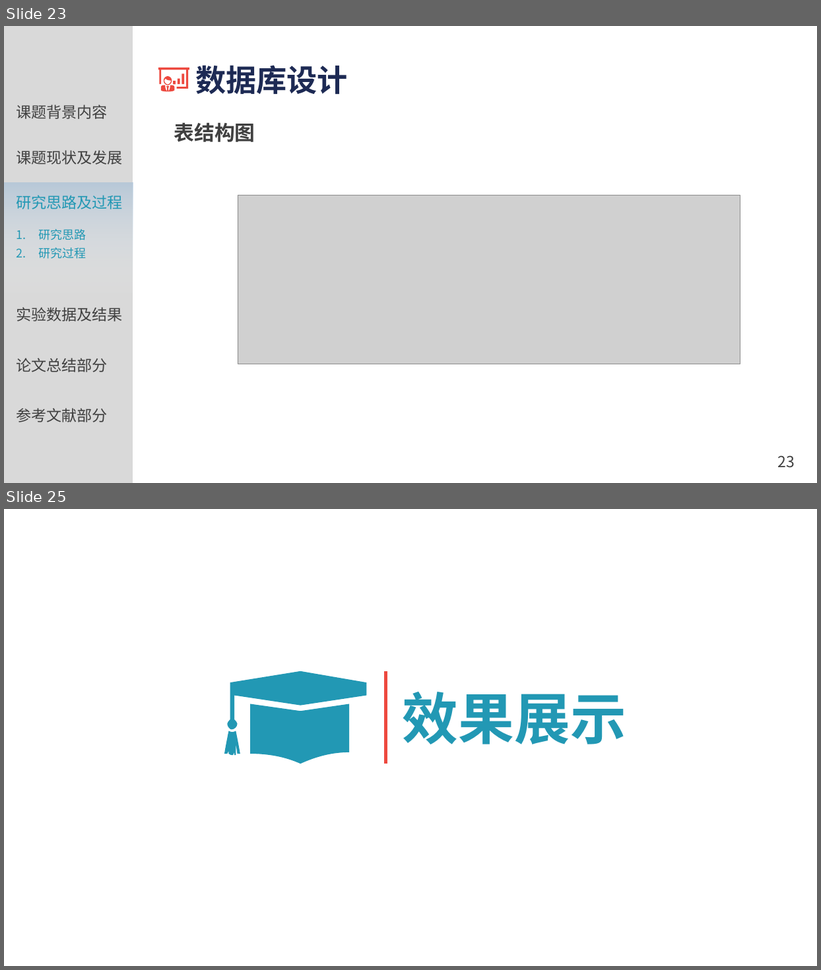
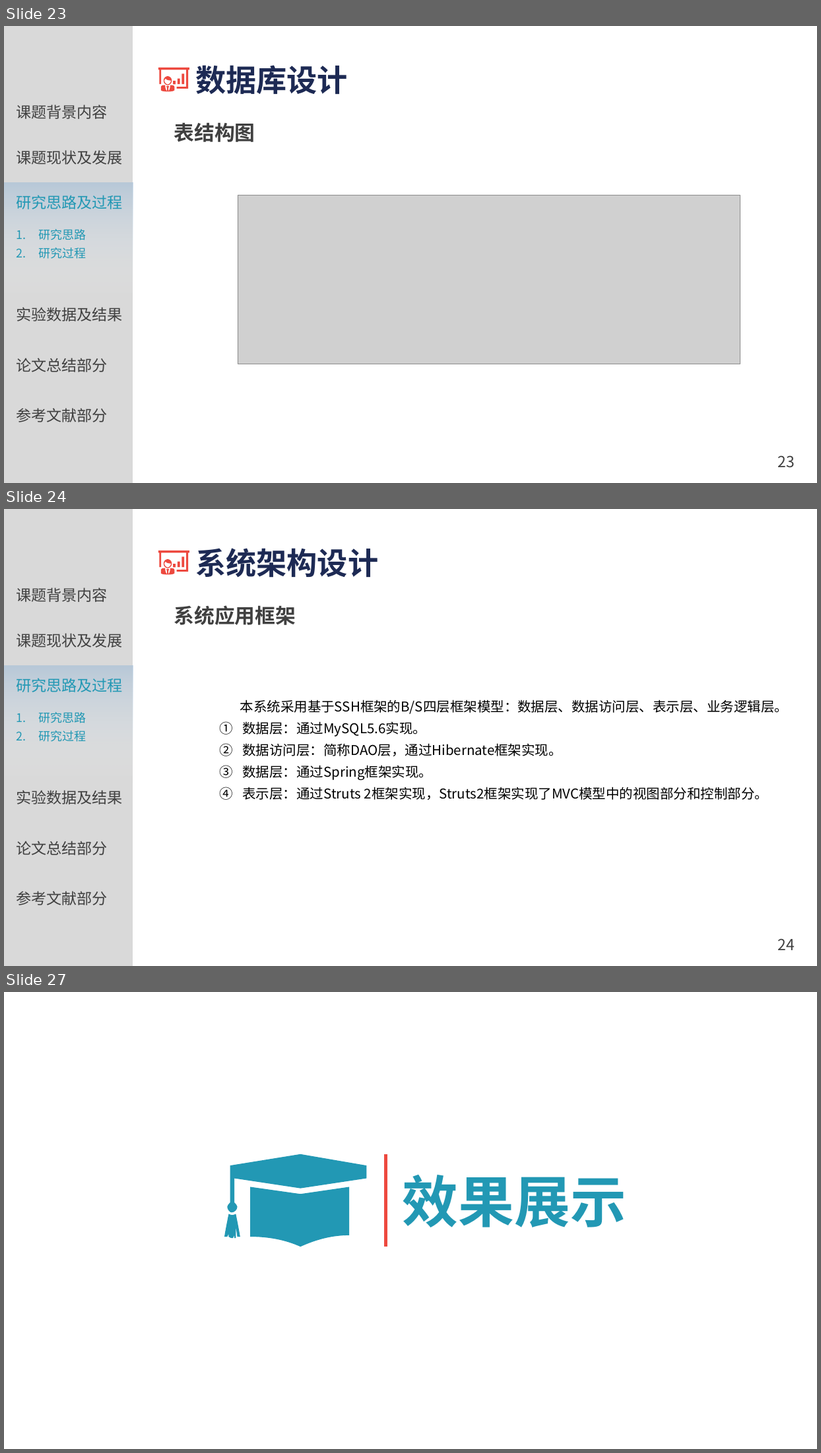
Before and after one commit to XBF2016/myWebsit, a slide deck: WebRoot/uploadfile/答辩PPT.pptx. Shown one above the other, each under a label of ours: slides 23 and 25 before the commit, slides 23, 24 and 27 after it; the slides between them are not shown. The pictures are 821x970 and 821x1453 pixels, drawn with LibreOffice and Linux fonts; fonts in the diff are those of the drawing; grey boxes stand for pictures; background and template pictures are left out. Boxes give left, top, right and bottom in pixels: in the first picture for what was removed or moved away, otherwise in the second. Text is boxed around its words. In the diff, an @@ line names an element or a change of style, - is before the commit and + after.

```diff
--- a/WebRoot/uploadfile/答辩PPT.pptx
+++ b/WebRoot/uploadfile/答辩PPT.pptx
@@ slide 24 added at [4, 509, 817, 966], background #FFFFFF; not listed: 10 template elements that a slide beside it also shows @@
@@ text added at [195, 548, 378, 578], 36 pt, text #1D2A54, bold @@
+系统架构设计
@@ freeform shape added at [158, 551, 189, 575], fill #ED493F @@
@@ text added at [174, 605, 296, 625], 24 pt, text #404040, bold @@
+系统应用框架
@@ text added at [240, 700, 789, 800], 16 pt, text #000000 @@
+本系统采用基于SSH框架的B/S四层框架模型：数据层、数据访问层、表示层、业务逻辑层。
+1. 数据层：通过MySQL5.6实现。
+2. 数据访问层：简称DAO层，通过Hibernate框架实现。
+3. 数据层：通过Spring框架实现。
+4. 表示层：通过Struts 2框架实现，Struts2框架实现了MVC模型中的视图部分和控制部分。
@@ what was slide 25 is now slide 27 @@
```
Also in this commit, not shown: 3 slides changed, 3 other slides added, 1 slide removed, 2 other files.
